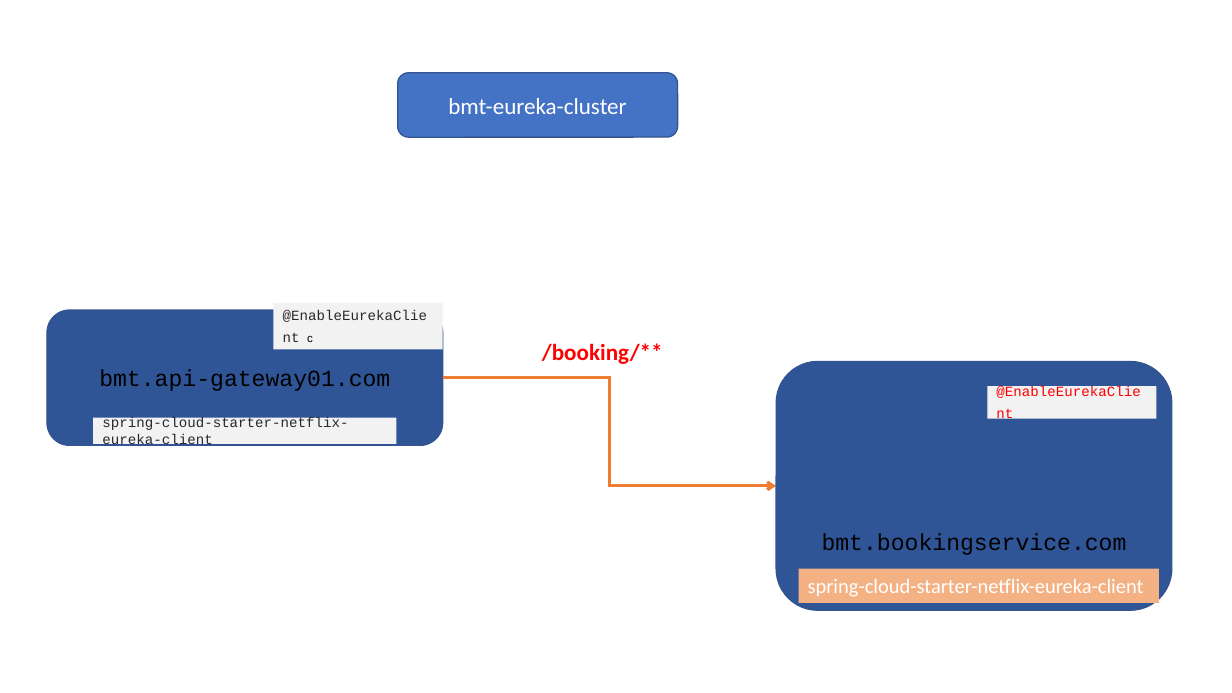
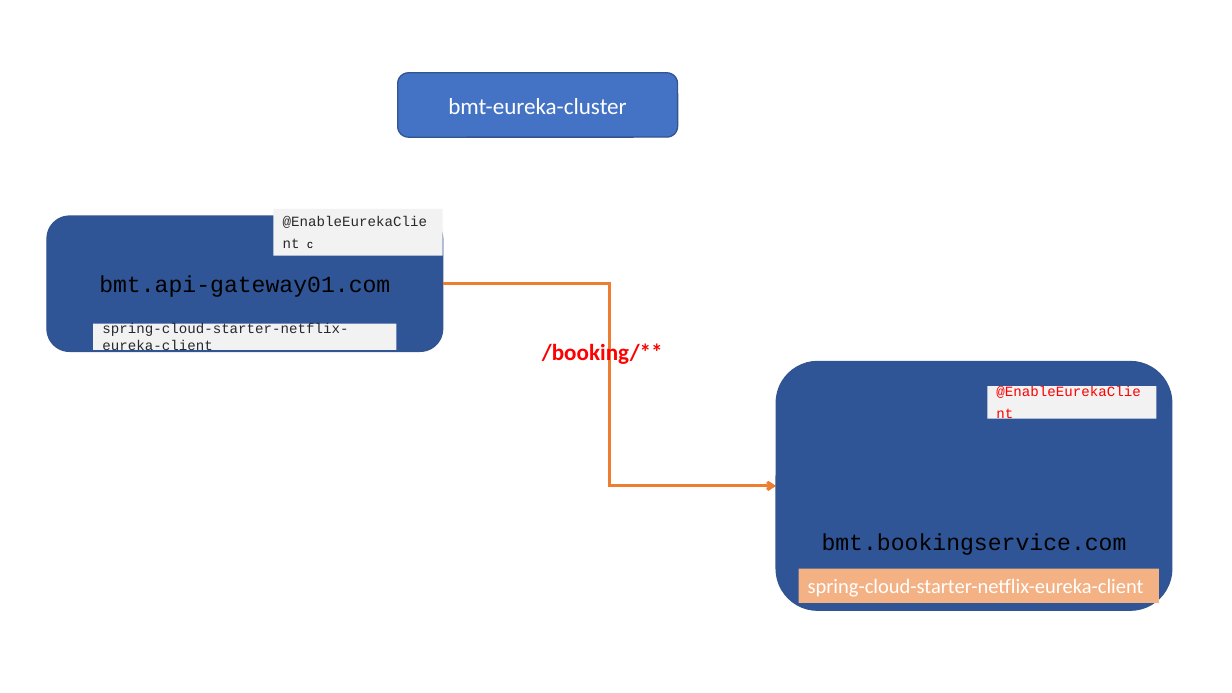
Before and after one commit to rkumar-bengaluru/algoes, a slide deck: slide 5 of src/spring/spring.boot.pptx (slide 4 before the commit). Drawn at 1232x693 pixels with LibreOffice and Linux fonts; fonts in the diff are those of the drawing. Boxes give left, top, right and bottom in pixels: in the first picture for what was removed or moved away, otherwise in the second. Text is boxed around its words. In the diff, an @@ line names an element or a change of style, - is before the commit and + after.

```diff
--- a/src/spring/spring.boot.pptx
+++ b/src/spring/spring.boot.pptx
@@ 2 rectangles, 1 rounded rectangle: place and size @@
-2 rectangles, 1 rounded rectangle at bbox=[47, 303, 443, 445]
+2 rectangles, 1 rounded rectangle at bbox=[47, 209, 443, 351]
@@ elbow arrow moved from (443, 378) - (776, 486) to (443, 284) - (776, 486) @@
```
Also in this commit, not shown: 1 other slide changed, 1 slide added, 5 other files.
